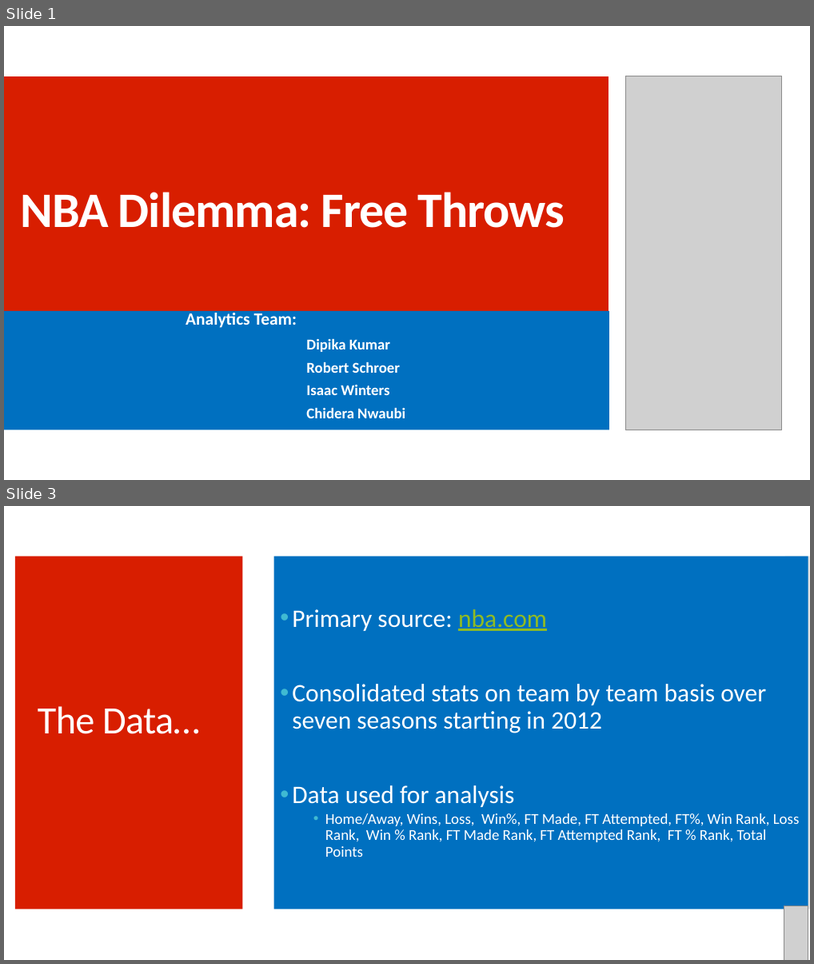
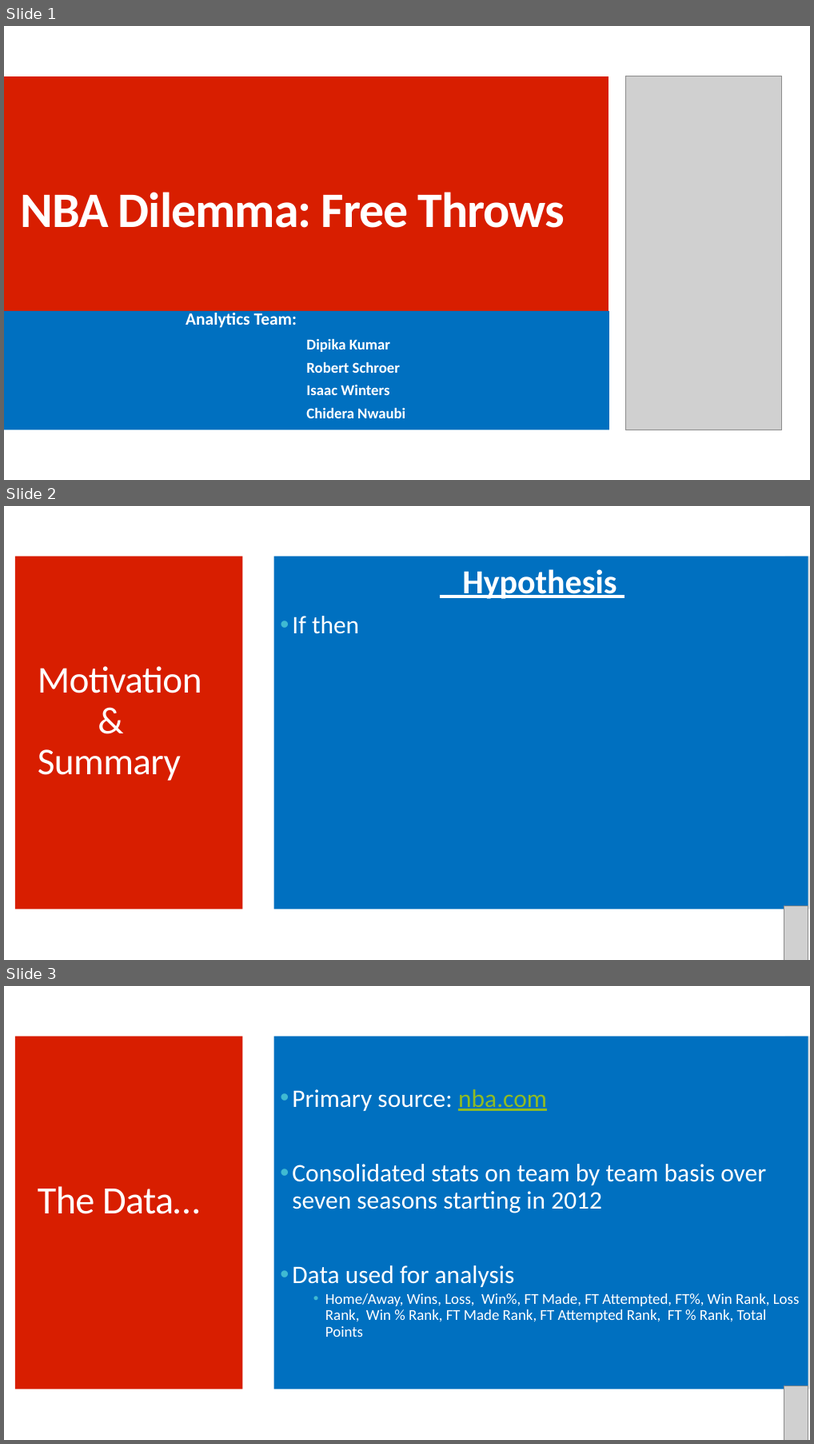
Before and after one commit to cnwaubi/LuckyNumber7, a slide deck: Presentation.pptx. Shown one above the other, each under a label of ours: slides 1 and 3 before the commit, slides 1, 2 and 3 after it; the slides between them are not shown. The pictures are 814x964 and 814x1444 pixels, drawn with LibreOffice and Linux fonts; fonts in the diff are those of the drawing; grey boxes stand for pictures. Boxes give left, top, right and bottom in pixels: in the first picture for what was removed or moved away, otherwise in the second. Text is boxed around its words. In the diff, an @@ line names an element or a change of style, - is before the commit and + after.

```diff
--- a/Presentation.pptx
+++ b/Presentation.pptx
@@ slide 2 added at (4,506,810,960), background #FFFFFF; not listed: 2 template elements that a slide beside it also shows @@
@@ text added at (274,556,809,909), fill #0070C0, 30 pt, text #FFFFFF @@
+• If then
@@ text added at (462,569,617,599), 40 pt, text #FFFFFF, bold, underline @@
+Hypothesis
@@ title added at (38,666,202,780), 45 pt, text #FFFFFF @@
+Motivation
+&
+Summary
@@ picture added at (785,905,809,960) @@
```
Also in this commit, not shown: 1 slide changed, 7 other slides added, 5 slides removed.
